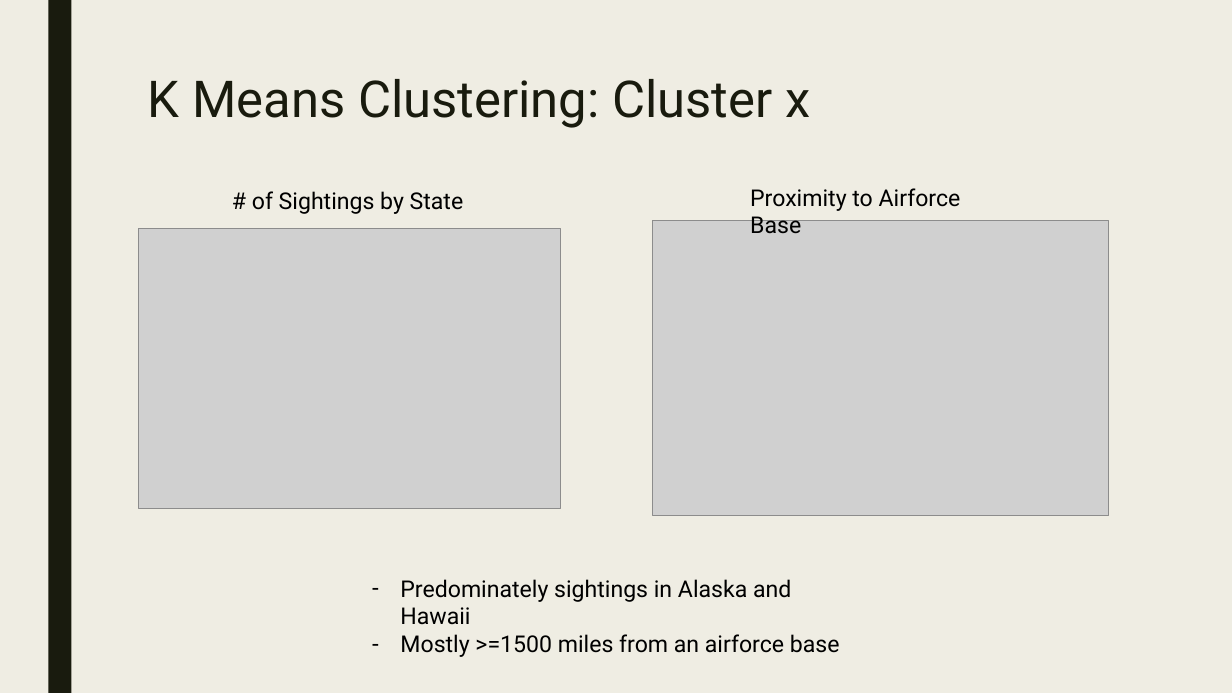
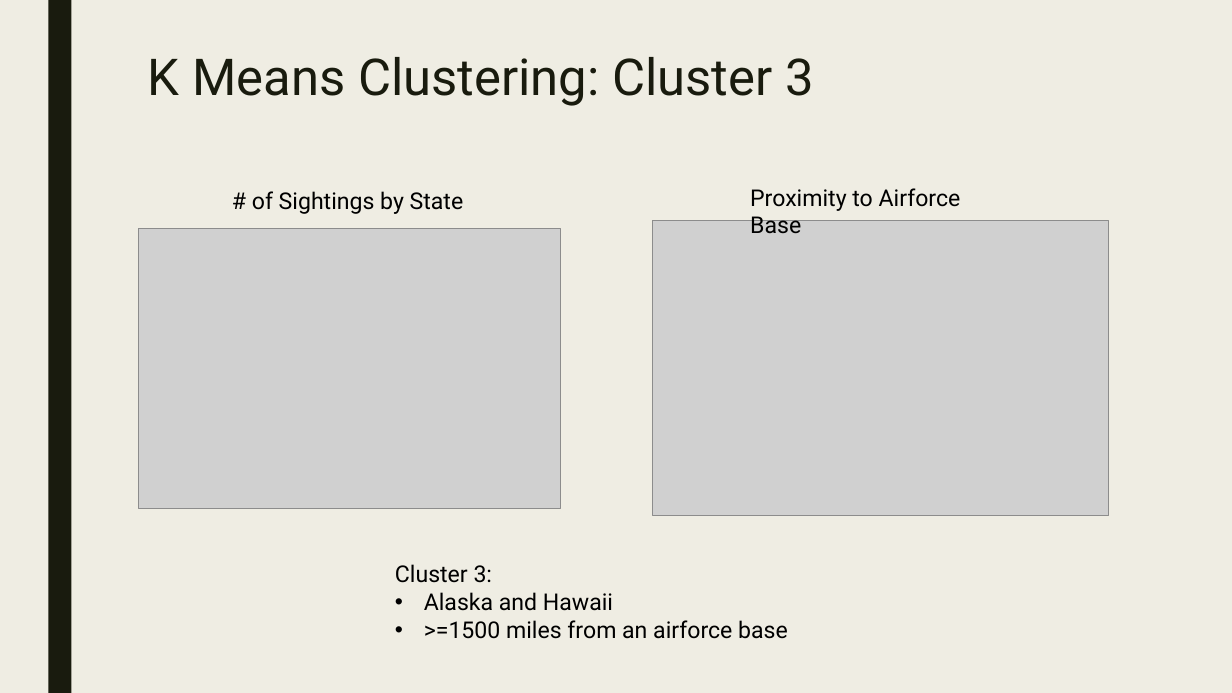
Before and after one commit to Preetikasri/UFO-Sightings-Analysis, a slide deck: slide 15 of ufo_presentation_v3.pptx. Drawn at 1232x693 pixels with LibreOffice and Linux fonts; fonts in the diff are those of the drawing; grey boxes stand for pictures. Boxes give left, top, right and bottom in pixels: in the first picture for what was removed or moved away, otherwise in the second. Text is boxed around its words. In the diff, an @@ line names an element or a change of style, - is before the commit and + after.

Commit message:
Update: added a few changes to deck

```diff
--- a/ufo_presentation_v3.pptx
+++ b/ufo_presentation_v3.pptx
@@ title at (x1=148, y1=57, x2=814, y2=106): text changed @@
-K Means Clustering: Cluster x
+K Means Clustering: Cluster 3
@@ text at (x1=395, y1=564, x2=788, y2=639): text changed @@
-– Predominately sightings in Alaska and Hawaii
-– Mostly >=1500 miles from an airforce base
+Cluster 3:
+• Alaska and Hawaii
+• >=1500 miles from an airforce base
```
Also in this commit, not shown: 3 other slides changed, 1 slide added, 1 slide removed.
